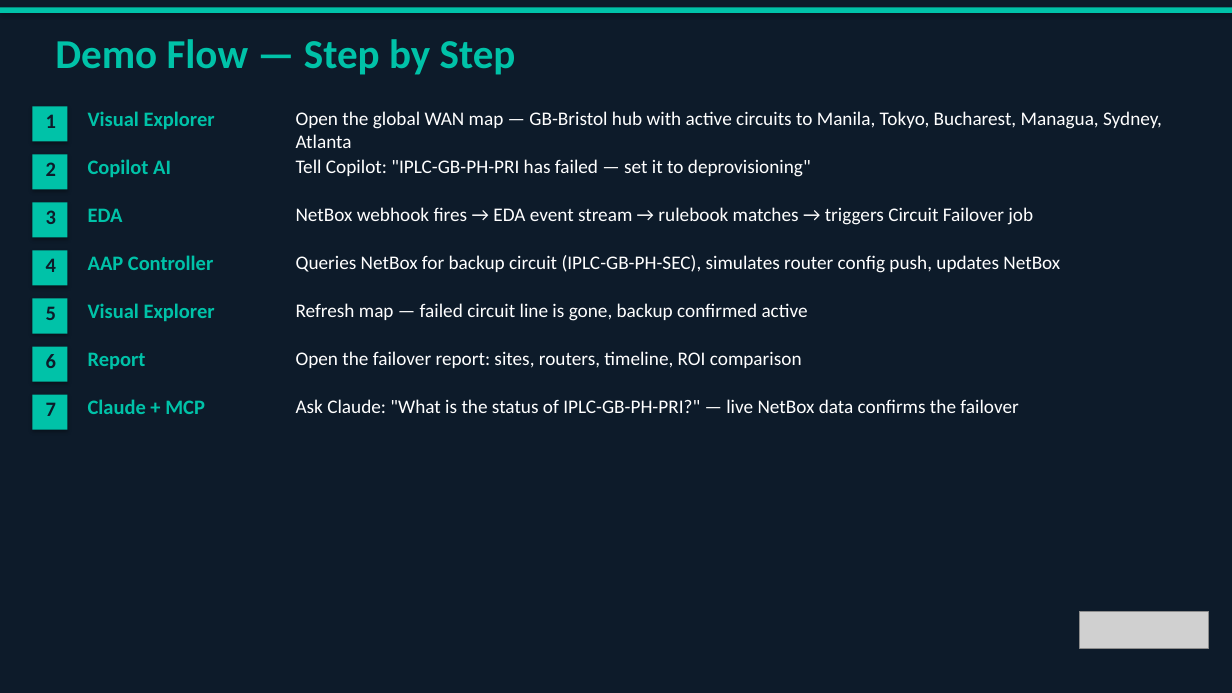
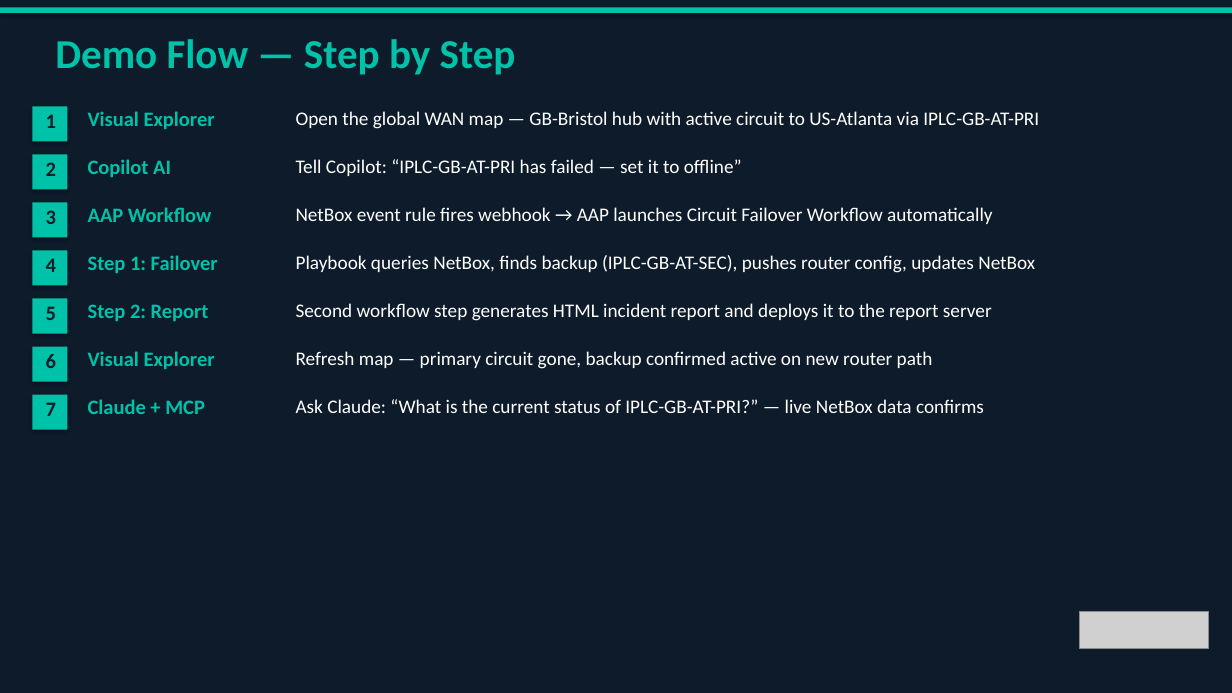
Before and after one commit to my0373/summit-netbox-circuits-demo, a slide deck: slide 9 of slides/Summit_Demo_Deck.pptx (slide 6 before the commit). Drawn at 1232x693 pixels with LibreOffice and Linux fonts; fonts in the diff are those of the drawing; grey boxes stand for pictures. Boxes give left, top, right and bottom in pixels: in the first picture for what was removed or moved away, otherwise in the second. Text is boxed around its words. In the diff, an @@ line names an element or a change of style, - is before the commit and + after.

```diff
--- a/slides/Summit_Demo_Deck.pptx
+++ b/slides/Summit_Demo_Deck.pptx
@@ text at bbox=[296, 111, 1039, 129]: text changed @@
-Open the global WAN map — GB-Bristol hub with active circuits to Manila, Tokyo, Bucharest, Managua, Sydney, Atlanta
+Open the global WAN map — GB-Bristol hub with active circuit to US-Atlanta via IPLC-GB-AT-PRI
@@ text at bbox=[296, 159, 742, 176]: text changed @@
-Tell Copilot: "IPLC-GB-PH-PRI has failed — set it to deprovisioning"
+Tell Copilot: “IPLC-GB-AT-PRI has failed — set it to offline”
@@ text at bbox=[88, 207, 211, 222]: text changed @@
-EDA
+AAP Workflow
@@ text at bbox=[296, 207, 993, 224]: text changed @@
-NetBox webhook fires → EDA event stream → rulebook matches → triggers Circuit Failover job
+NetBox event rule fires webhook → AAP launches Circuit Failover Workflow automatically
@@ text at bbox=[88, 255, 218, 273]: text changed @@
-AAP Controller
+Step 1: Failover
@@ text at bbox=[296, 255, 1035, 273]: text changed @@
-Queries NetBox for backup circuit (IPLC-GB-PH-SEC), simulates router config push, updates NetBox
+Playbook queries NetBox, finds backup (IPLC-GB-AT-SEC), pushes router config, updates NetBox
@@ text at bbox=[88, 304, 209, 321]: text changed @@
-Report
+Step 2: Report
@@ text at bbox=[296, 303, 992, 321]: text changed @@
-Refresh map — failed circuit line is gone, backup confirmed active
+Second workflow step generates HTML incident report and deploys it to the report server
@@ text "Visual Explorer": place and size @@
-text "Visual Explorer" at bbox=[88, 303, 215, 321]
+text "Visual Explorer" at bbox=[88, 351, 215, 369]
@@ text at bbox=[296, 351, 933, 369]: text changed @@
-Open the failover report: sites, routers, timeline, ROI comparison
+Refresh map — primary circuit gone, backup confirmed active on new router path
@@ text at bbox=[296, 399, 984, 413]: text changed @@
-Ask Claude: "What is the status of IPLC-GB-PH-PRI?" — live NetBox data confirms the failover
+Ask Claude: “What is the current status of IPLC-GB-AT-PRI?” — live NetBox data confirms
```
Also in this commit, not shown: 5 other slides changed, 4 slides added, 4 slides removed, 1 other file.
